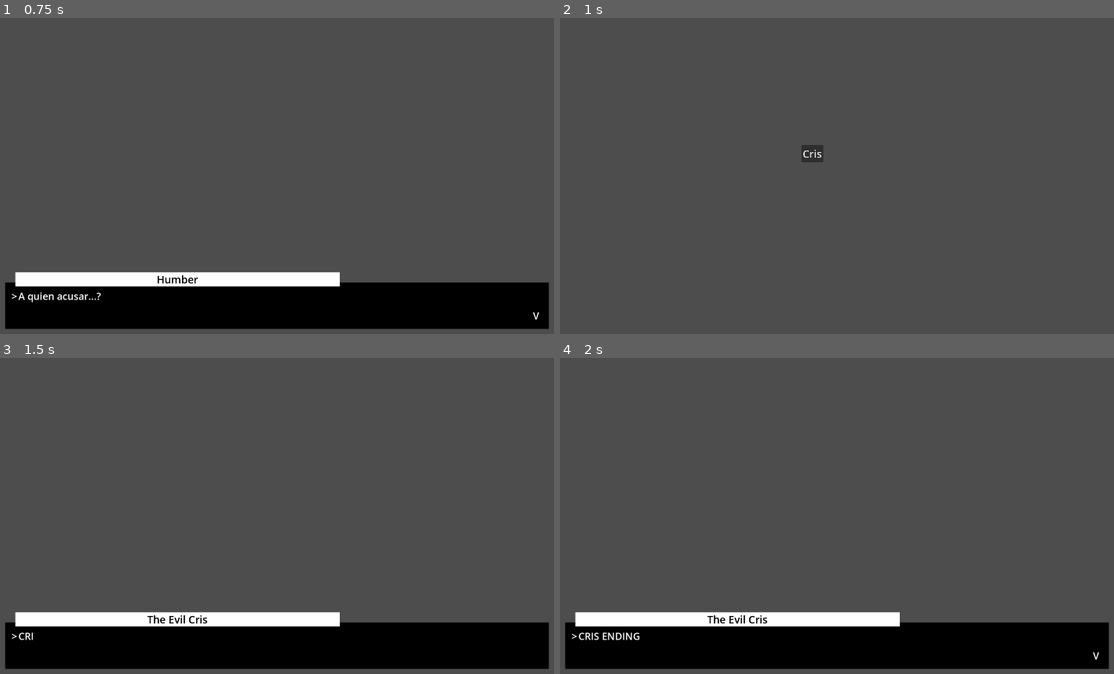
Above: before the commit, frames 1-4 (two rows, left to right).
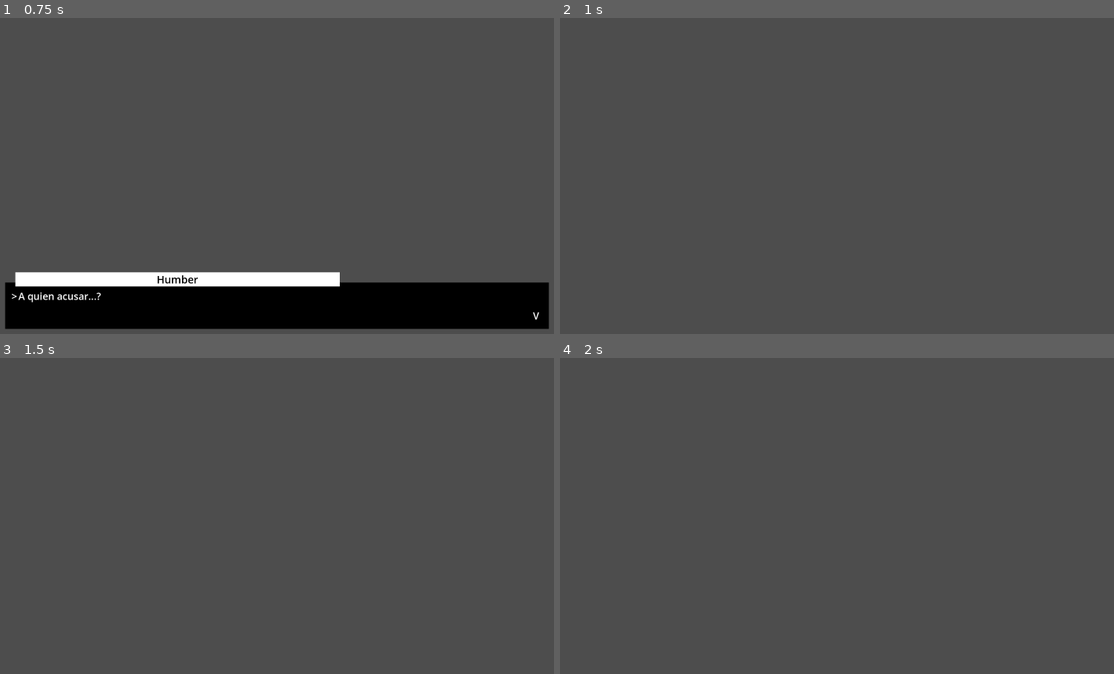
Above: after the commit, the same moments.

Repository: Kimbix/WKC
Game: Godot game, scene res://Scenes/Ending/SCN_endings.tscn
Two runs of this game, one before a commit and one after it. Both use one fixed random seed, a clock stepped at 60 frames per second and the inputs below. This scene is started directly instead of the project's main scene.
Inputs (mouse positions are in pixels of both pictures, inside the frame that each line leads up to):
- Up to frame 1 (0.75 s): tap Enter (ui_accept) at 0.5 s; move the mouse to (415, 144) at 0.52 s; hold Right from 0.53 s (still down); hold Z from 0.53 s (still down); click (415, 144) at 0.67 s
- Up to frame 2 (1 s): keep holding Right; keep holding Z; tap Enter (ui_accept) at 0.77 s
- Up to frame 3 (1.5 s): release Right at 1.25 s; release Z at 1.25 s; click (254, 493) at 1.25 s, where only the run before the commit has a clickable "Cris"
- Up to frame 4 (2 s): no input

Frame 1 is identical in both runs. In frame 2, 0.2% of the frame differs, in the area x 43-48%, y 40-46%; in frame 3, 16%, in the area x 0-100%, y 80-99%; in frame 4, 16%.

Commit message:
Fixed Bugs + Removed Test Code

Diff:
--- a/Scenes/Ending/SCR_endings.gd
+++ b/Scenes/Ending/SCR_endings.gd
@@ -13,8 +13,6 @@
 
 func _ready():
 	load_game()
-	print(save_dict)
-	ScrPersistentData.possible_endings.append(ScrPersistentData.Endings.CRIS)
 	endings_buttons.visible = false
 	tbi = text_box.instantiate()
 	add_child(tbi)
--- a/Text Box/SCR_TextBox.gd
+++ b/Text Box/SCR_TextBox.gd
@@ -149,7 +149,7 @@
 	if (queue.size() == current_step): return
 	var dict = queue[current_step]
 	if (dict["background"] != null):
-		if ($Background.get_child(0) != null):
+		if ($Background.get_child_count() > 0):
 			$Background.get_child(0).queue_free()
 		$Background.add_child(dict["background"].instantiate())
 	if (dict["text"] != null):
